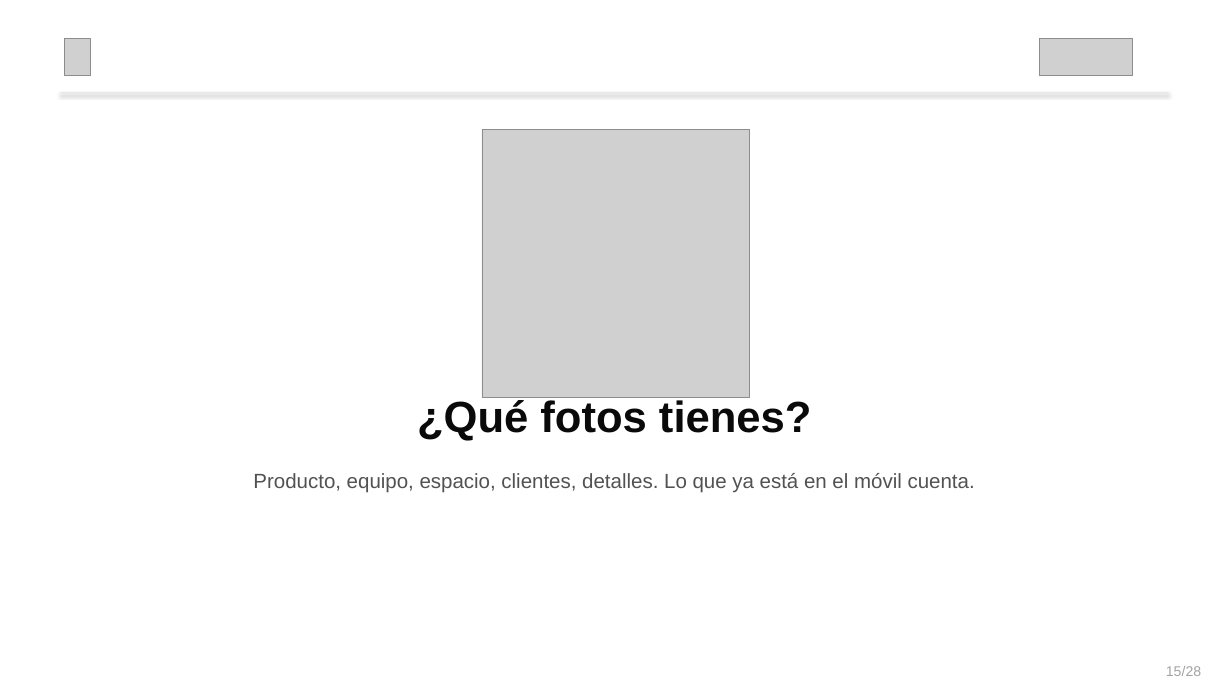
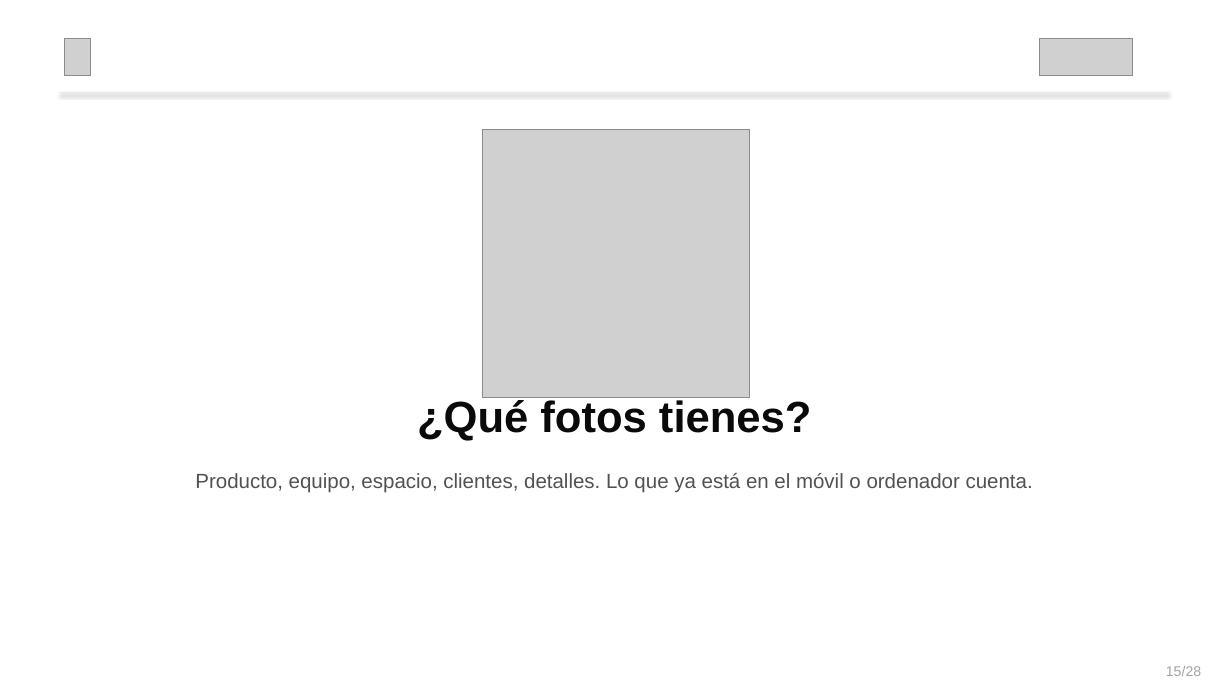
Before and after one commit to ruralhackers/presentations, a slide deck: slide 15 of curso-web-aje-ourense/taller-web-aje-ourense.pptx. Drawn at 1232x693 pixels with LibreOffice and Linux fonts; fonts in the diff are those of the drawing; grey boxes stand for pictures. Boxes give left, top, right and bottom in pixels: in the first picture for what was removed or moved away, otherwise in the second. Text is boxed around its words. In the diff, an @@ line names an element or a change of style, - is before the commit and + after.

```diff
--- a/curso-web-aje-ourense/taller-web-aje-ourense.pptx
+++ b/curso-web-aje-ourense/taller-web-aje-ourense.pptx
@@ text at [195,473,1033,493]: text changed @@
-Producto, equipo, espacio, clientes, detalles. Lo que ya está en el móvil cuenta.
+Producto, equipo, espacio, clientes, detalles. Lo que ya está en el móvil o ordenador cuenta.
```
Also in this commit, not shown: 1 other file.
